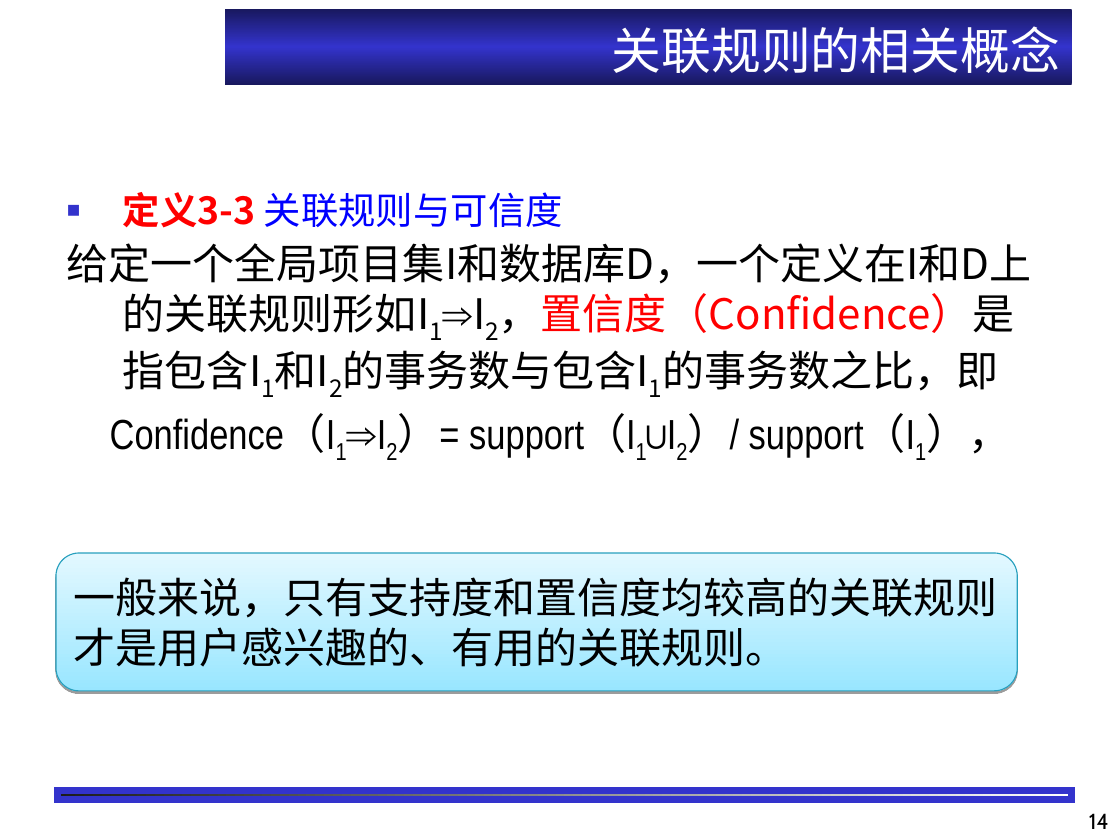
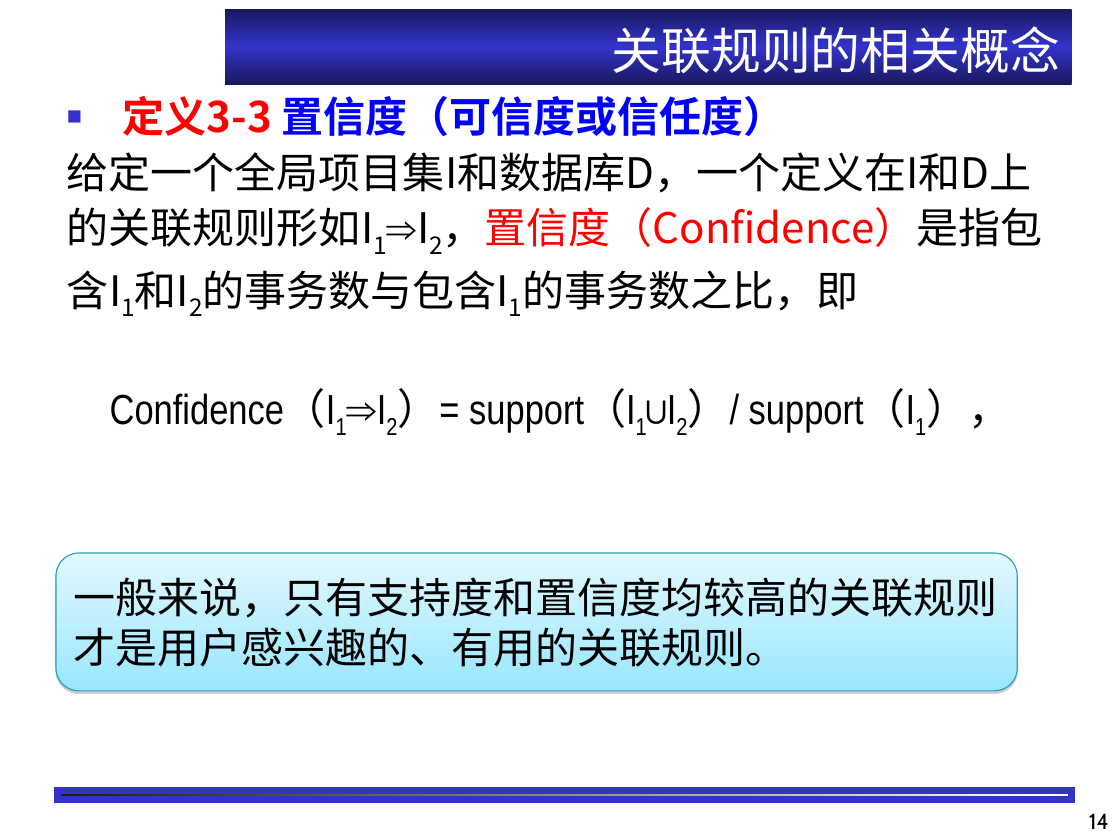
Before and after one commit to shfkuang/shfkuang.github.io, a slide deck: slide 14 of dm/lecture/ch3.1.ppt. Drawn at 1120x840 pixels with LibreOffice and Linux fonts; fonts in the diff are those of the drawing; background and template pictures are left out. Boxes give left, top, right and bottom in pixels: in the first picture for what was removed or moved away, otherwise in the second. Text is boxed around its words. In the diff, an @@ line names an element or a change of style, - is before the commit and + after.

```diff
--- a/dm/lecture/ch3.1.ppt
+++ b/dm/lecture/ch3.1.ppt
@@ text "定义3-3 置信度（可信度或信任度）": place and size @@
-text "定义3-3 置信度（可信度或信任度）" at box(67, 192, 1031, 458)
+text "定义3-3 置信度（可信度或信任度）" at box(67, 96, 1043, 433)
@@ text at box(67, 96, 1043, 311): text changed @@
-■ 定义3-3 关联规则与可信度
-给定一个全局项目集I和数据库D，一个定义在I和D上的关联规则形如I1⇒I2，置信度（Confidence）是指包含I1和I2的事务数与包含I1的事务数之比，即
+■ 定义3-3 置信度（可信度或信任度）
+给定一个全局项目集I和数据库D，一个定义在I和D上
+的关联规则形如I1⇒I2，置信度（Confidence）是指包
+含I1和I2的事务数与包含I1的事务数之比，即
@@ rounded rectangle "一般来说，只有支持度和置信度均较高的关联规则才是用户感兴趣的、有用的关联规则。" at box(56, 553, 1017, 691): shadow changed @@
```
Also in this commit, not shown: 29 other slides changed, 1 other file.
